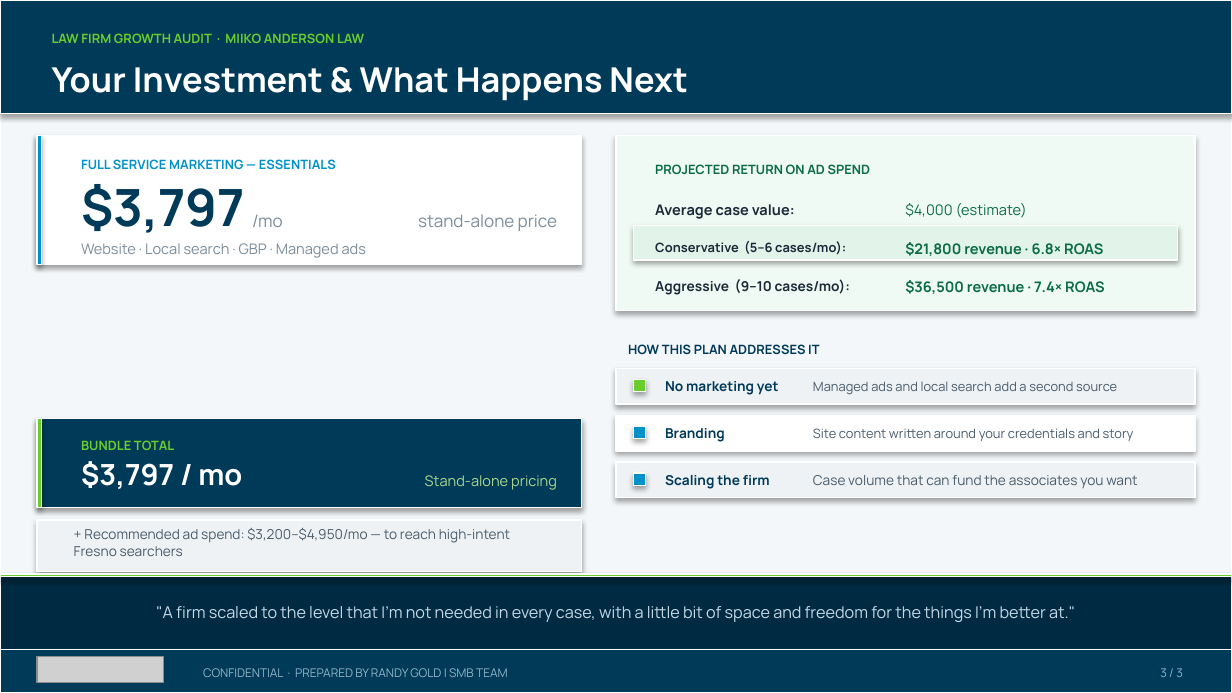
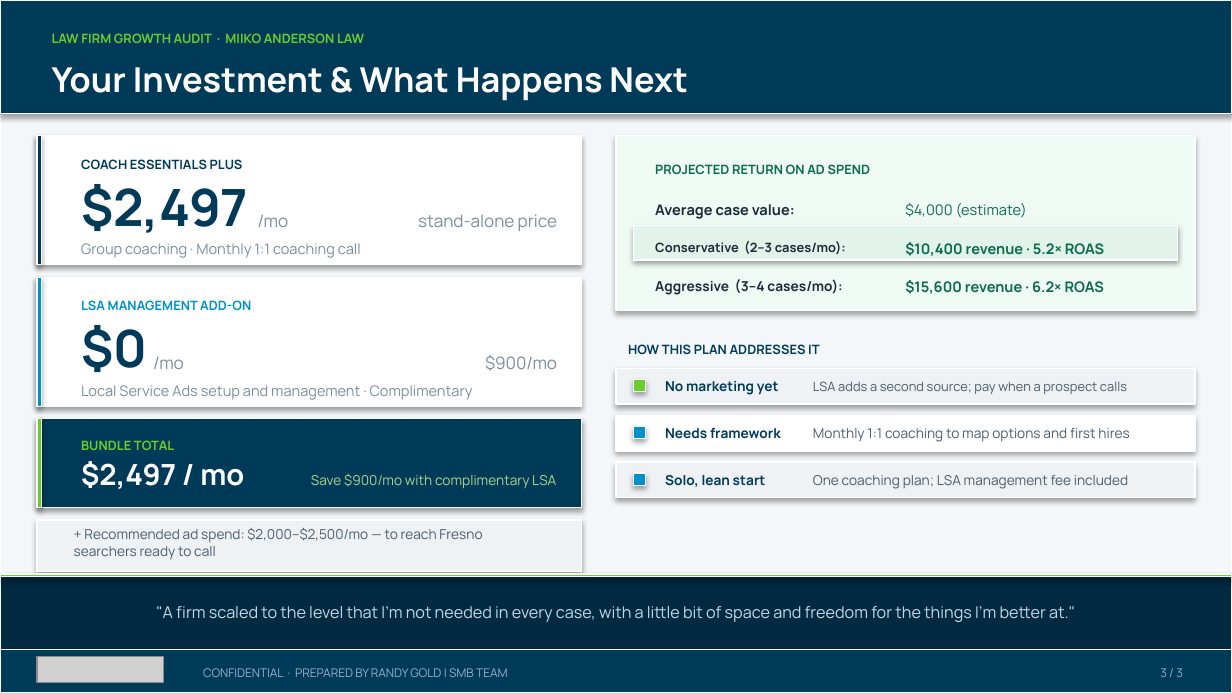
Before and after one commit to SMB-Team-Technology/workwith-smbteam, a slide deck: slide 3 of miiko-anderson/MiikoAndersonLaw_October212026_Proposal.pptx. Drawn at 1232x693 pixels with LibreOffice and Linux fonts; fonts in the diff are those of the drawing; grey boxes stand for pictures. Boxes give left, top, right and bottom in pixels: in the first picture for what was removed or moved away, otherwise in the second. Text is boxed around its words. In the diff, an @@ line names an element or a change of style, - is before the commit and + after.

```diff
--- a/miiko-anderson/MiikoAndersonLaw_October212026_Proposal.pptx
+++ b/miiko-anderson/MiikoAndersonLaw_October212026_Proposal.pptx
@@ rectangle at (37, 136, 42, 265): fill #0091C9 to #003A59 @@
@@ text at (81, 159, 243, 170): text changed; text colour #0091C9 to #003A59 @@
-FULL SERVICE MARKETING — ESSENTIALS
+COACH ESSENTIALS PLUS
@@ text at (81, 184, 248, 233): text changed @@
-$3,797
+$2,497
@@ text "/mo": place and size @@
-text "/mo" at (252, 215, 283, 227)
+text "/mo" at (258, 214, 289, 227)
@@ text at (81, 243, 361, 258): text changed @@
-Website · Local search · GBP · Managed ads
+Group coaching · Monthly 1:1 coaching call
@@ text at (655, 241, 846, 254): text changed @@
-Conservative (5–6 cases/mo):
+Conservative (2–3 cases/mo):
@@ text at (905, 242, 1104, 256): text changed @@
-$36,500 revenue · 7.4× ROAS
+$10,400 revenue · 5.2× ROAS
@@ rectangle added at (37, 277, 582, 407), fill #FFFFFF, outline #FFFFFF 0.75 pt @@
@@ rectangle added at (37, 277, 42, 407), fill #0091C9, outline #FFFFFF 0.75 pt @@
@@ text at (655, 279, 842, 295): text changed @@
-Aggressive (9–10 cases/mo):
+Aggressive (3–4 cases/mo):
@@ text at (905, 280, 1104, 294): text changed @@
-$21,800 revenue · 6.8× ROAS
+$15,600 revenue · 6.2× ROAS
@@ text added at (81, 300, 251, 310), 7.5 pt, text #0091C9, bold @@
+LSA MANAGEMENT ADD-ON
@@ text added at (81, 325, 147, 372), 30 pt, text #003A59, bold @@
+$0
@@ text added at (153, 357, 184, 369), 10 pt, text #7C8D9B @@
+/mo
@@ text added at (485, 355, 557, 371), 10 pt, text #7C8D9B @@
+$900/mo
@@ text added at (81, 385, 473, 400), 8.5 pt, text #7C8D9B @@
+Local Service Ads setup and management · Complimentary
@@ text at (813, 381, 1127, 394): text changed @@
-Managed ads and local search add a second source
+LSA adds a second source; pay when a prospect calls
@@ text at (665, 428, 781, 439): text changed @@
-Branding
+Needs framework
@@ text at (813, 428, 1129, 442): text changed; size 7.5 to 8 pt @@
-Site content written around your credentials and story
+Monthly 1:1 coaching to map options and first hires
@@ text at (81, 461, 244, 489): text changed @@
-$3,797 / mo
+$2,497 / mo
@@ text at (311, 474, 556, 489): text changed; size 8.5 to 8 pt @@
-Stand-alone pricing
+Save $900/mo with complimentary LSA
@@ text at (665, 475, 766, 487): text changed @@
-Scaling the firm
+Solo, lean start
@@ text at (813, 475, 1128, 489): text changed @@
-Case volume that can fund the associates you want
+One coaching plan; LSA management fee included
@@ text at (74, 528, 482, 560): text changed @@
-+ Recommended ad spend: $3,200–$4,950/mo — to reach high-intent Fresno searchers
++ Recommended ad spend: $2,000–$2,500/mo — to reach Fresno searchers ready to call
```
Also in this commit, not shown: 2 other slides changed, 1 other file.
